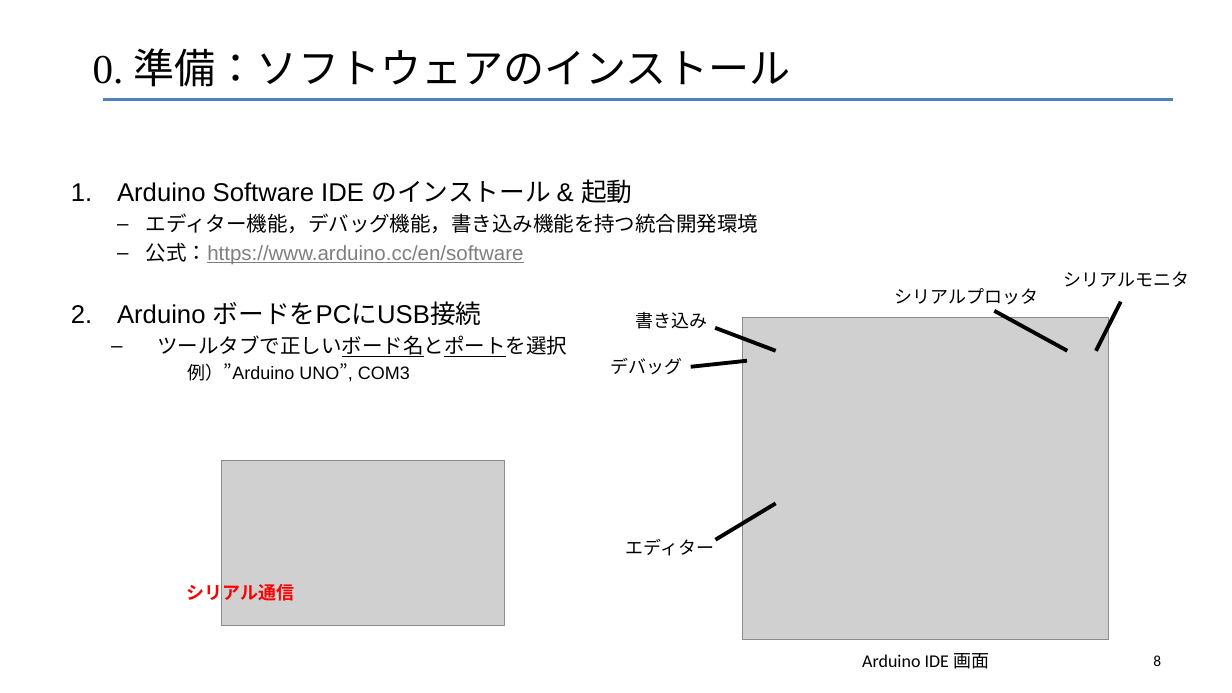
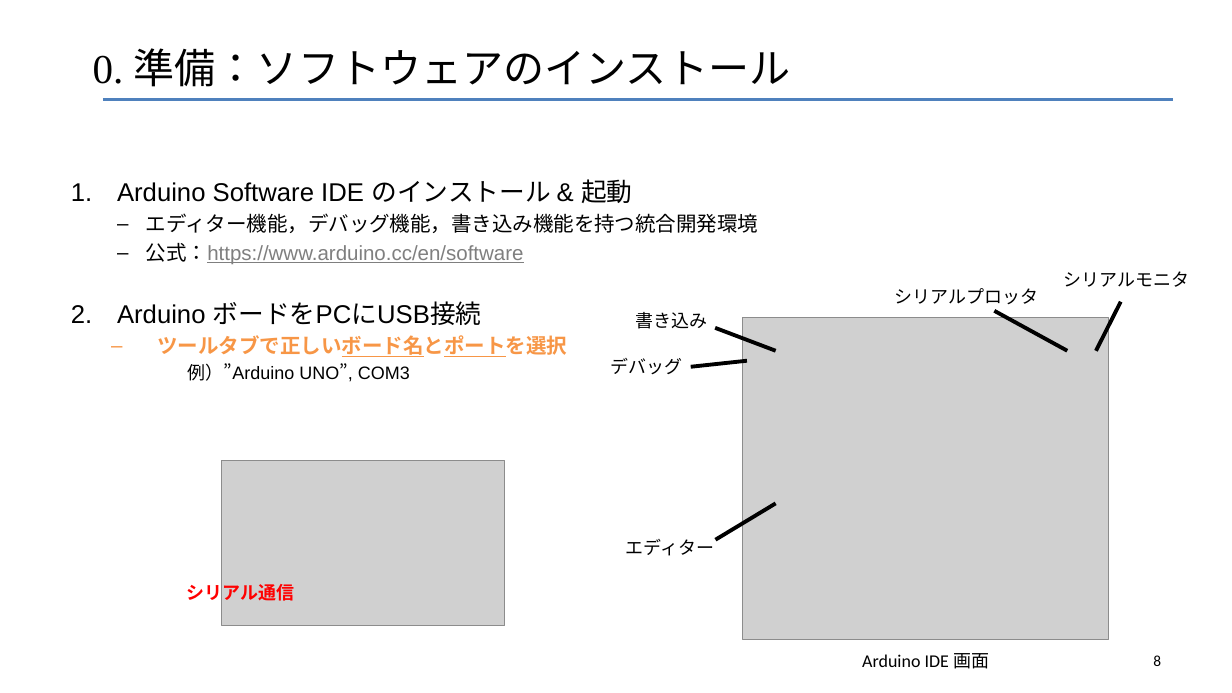
Before and after one commit to robot-cs/Tech-Education-Hub, a slide deck: slide 8 of Arduino-Basics/Arduino講座1.pptx. Drawn at 1232x693 pixels with LibreOffice and Linux fonts; fonts in the diff are those of the drawing; grey boxes stand for pictures. Boxes give left, top, right and bottom in pixels: in the first picture for what was removed or moved away, otherwise in the second. Text is boxed around its words. In the diff, an @@ line names an element or a change of style, - is before the commit and + after.

```diff
--- a/Arduino-Basics/Arduino講座1.pptx
+++ b/Arduino-Basics/Arduino講座1.pptx
@@ text at box(157, 335, 567, 357): text colour #000000 to #F79646, bold on in "ツールタブで正しいボード名とポートを選択" @@
```
Also in this commit, not shown: 9 other slides changed, 6 slides added.
